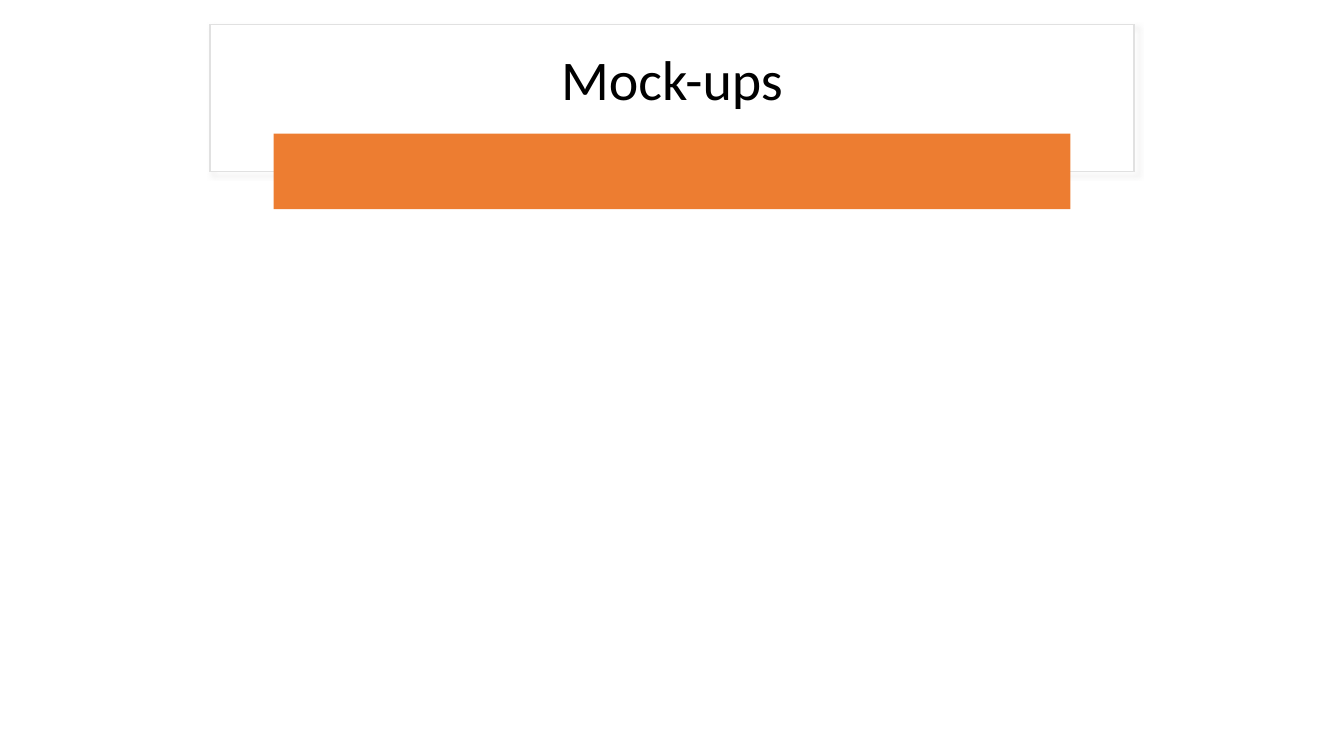
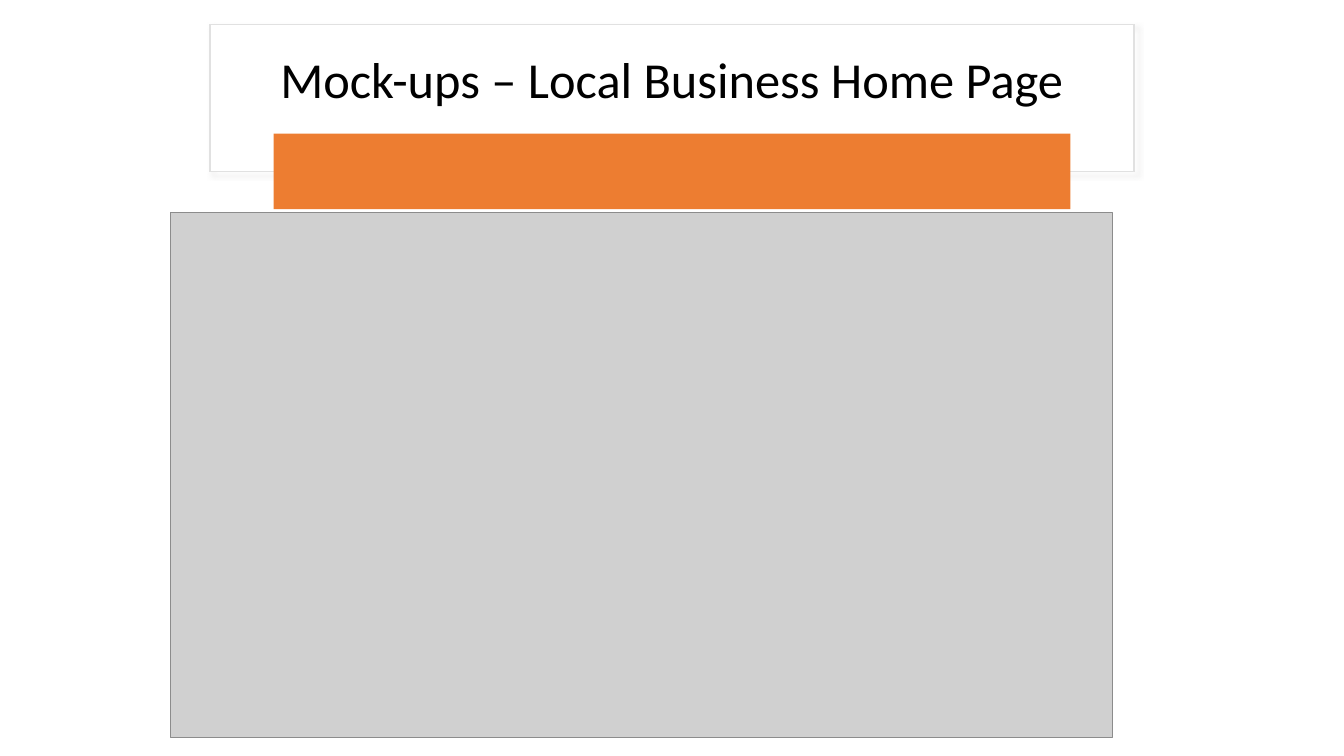
Before and after one commit to rlennon/ConnachtUni, a slide deck: slide 22 of documentation/Demonstrations/Connacht_University_TeamDC.pptx. Drawn at 1344x756 pixels with LibreOffice and Linux fonts; fonts in the diff are those of the drawing; grey boxes stand for pictures. Boxes give left, top, right and bottom in pixels: in the first picture for what was removed or moved away, otherwise in the second. Text is boxed around its words. In the diff, an @@ line names an element or a change of style, - is before the commit and + after.

```diff
--- a/documentation/Demonstrations/Connacht_University_TeamDC.pptx
+++ b/documentation/Demonstrations/Connacht_University_TeamDC.pptx
@@ title at [280, 63, 1063, 107]: text changed; size 40 to 36 pt @@
-Mock-ups
+Mock-ups – Local Business Home Page
@@ picture added at [170, 213, 1112, 738] @@
```
Also in this commit, not shown: 3 other slides changed.
